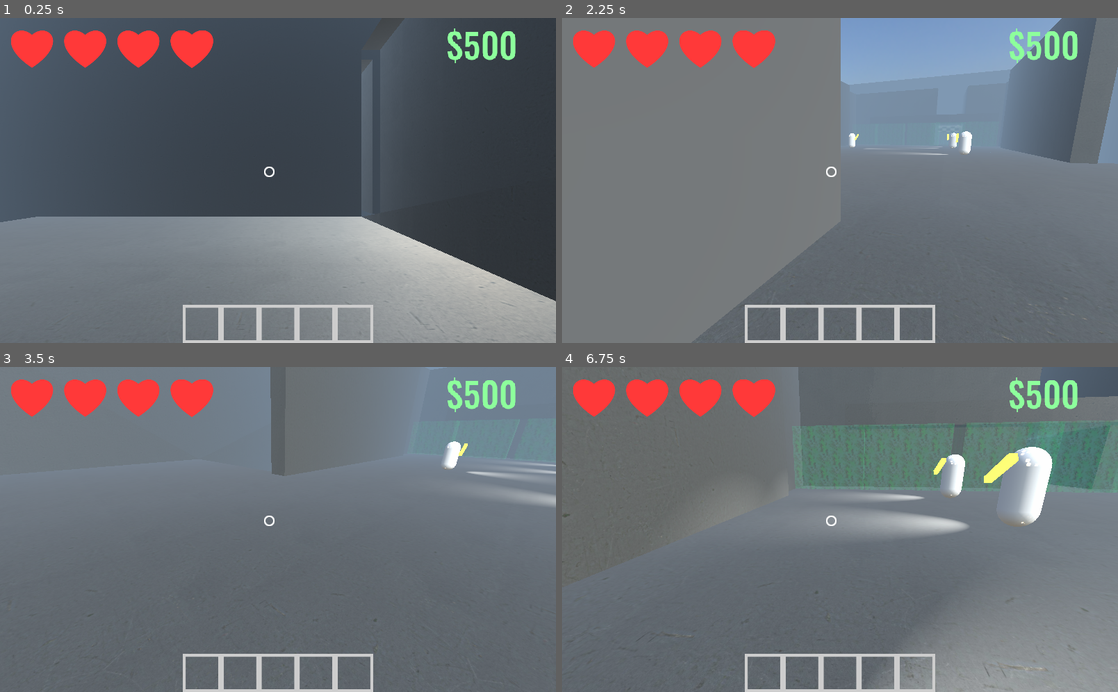
Above: before the commit, frames 1-4 (two rows, left to right).
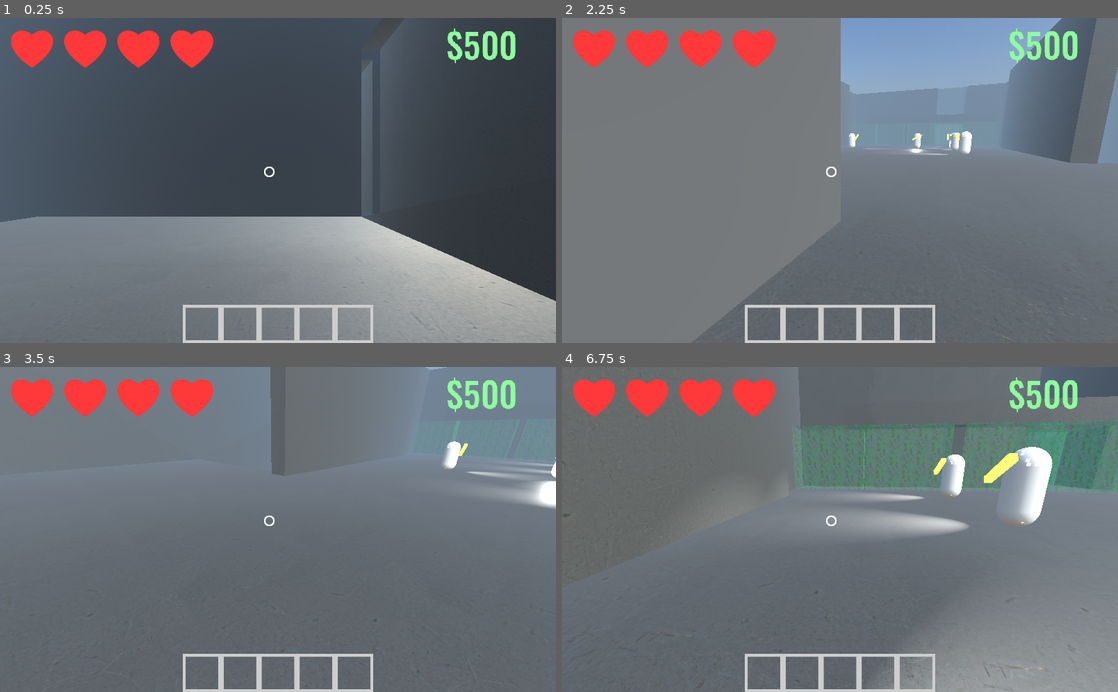
Above: after the commit, the same moments.

Repository: creikey/Mcguffin
Game: Godot game, scene res://prototype-levels/Drawbridge.tscn
Two runs of this game, one before a commit and one after it. Both use one fixed random seed, a clock stepped at 60 frames per second and the inputs below. This scene is started directly instead of the project's main scene.
Inputs (mouse positions are in pixels of both pictures, inside the frame that each line leads up to):
- Up to frame 1 (0.25 s): no input
- Up to frame 2 (2.25 s): tap Enter at 0.5 s; move the mouse to (962, 164) at 0.52 s; press the mouse at (962, 164) at 0.53 s; hold D (right) 0.53-1.28 s; tap Ctrl (jump) at 0.77, 1.52 s; move the mouse to (812, 180) at 1.27 s; release the mouse at (812, 180) at 1.28 s; hold W (forward) from 1.28 s (still down); tap 1 at 1.35 s; move the mouse to (851, 174) at 2.02 s; tap 5 at 2.1 s
- Up to frame 3 (3.5 s): keep holding W (forward); move the mouse to (272, 536) at 2.77 s; click (272, 536) at 2.85 s; tap Ctrl (jump) at 3.02 s
- Up to frame 4 (6.75 s): move the mouse to (878, 532) at 3.52 s; tap 1 at 3.6, 5.85 s; tap Ctrl (jump) at 3.77, 4.52, 6.02 s; move the mouse to (795, 526) at 4.27 s; tap 5 at 4.35, 6.6 s; move the mouse to (845, 529) at 5.02 s; press the mouse at (845, 529) at 5.03 s; move the mouse to (817, 523) at 5.77 s; release W (forward) at 5.78 s; release the mouse at (817, 523) at 5.78 s; hold D (right) 5.78-6.53 s; move the mouse to (867, 529) at 6.52 s; hold W (forward) from 6.53 s (still down)

The runs differ from the first frame. In frame 2, 0.2% of the frame differs, in the area x 61-72%, y 35-42%; in frame 3, 0.4%, in the area x 94-100%, y 27-44%; in frame 4, less than 0.1%.

Commit message:
Fix acidvat backface culling and buff drawbridge

Diff:
--- a/AcidVat.tscn
+++ b/AcidVat.tscn
@@ -5,6 +5,7 @@
 
 [sub_resource type="SpatialMaterial" id=2]
 flags_transparent = true
+params_cull_mode = 2
 albedo_color = Color( 1, 1, 1, 0.243137 )
 albedo_texture = ExtResource( 1 )
 uv1_scale = Vector3( 0.4, 0.4, 0.4 )
--- a/prototype-levels/Drawbridge.tscn
+++ b/prototype-levels/Drawbridge.tscn
@@ -31,7 +31,15 @@
 transform = Transform( 1, 0, 2.68221e-07, 0, 1, 0, -2.68221e-07, 0, 1, -31, 26, 3 )
 patrol_path = NodePath("../Patrol3")
 
-[node name="Patrol1" type="Spatial" parent="Level" index="6"]
+[node name="DumBat9" parent="Level" index="6" instance=ExtResource( 3 )]
+transform = Transform( 2.2451e-07, 0, -1, 0, 1, 0, 1, 0, 2.2451e-07, -27, 26, -3 )
+patrol_path = NodePath("../Patrol5")
+
+[node name="DumBat10" parent="Level" index="7" instance=ExtResource( 3 )]
+transform = Transform( -3.11932e-07, 0, 1, 0, 1, 0, -1, 0, -3.11932e-07, -9, 26, -11 )
+patrol_path = NodePath("../Patrol6")
+
+[node name="Patrol1" type="Spatial" parent="Level" index="8"]
 transform = Transform( 1, 0, 0, 0, 1, 0, 0, 0, 1, -13, 25, -25 )
 
 [node name="Position3D" type="Position3D" parent="Level/Patrol1" index="0"]
@@ -39,7 +47,23 @@
 [node name="Position3D2" type="Position3D" parent="Level/Patrol1" index="1"]
 transform = Transform( 1, 0, 0, 0, 1, 0, 0, 0, 1, 0, 0, 26 )
 
-[node name="Patrol4" type="Spatial" parent="Level" index="7"]
+[node name="Patrol5" type="Spatial" parent="Level" index="9"]
+transform = Transform( -4.37114e-08, 0, -1, 0, 1, 0, 1, 0, -4.37114e-08, -8, 25, -5 )
+
+[node name="Position3D" type="Position3D" parent="Level/Patrol5" index="0"]
+
+[node name="Position3D2" type="Position3D" parent="Level/Patrol5" index="1"]
+transform = Transform( 1, 0, 0, 0, 1, 0, 0, 0, 1, 0, 0, 26 )
+
+[node name="Patrol6" type="Spatial" parent="Level" index="10"]
+transform = Transform( -4.37114e-08, 0, -1, 0, 1, 0, 1, 0, -4.37114e-08, -8, 25, -10 )
+
+[node name="Position3D" type="Position3D" parent="Level/Patrol6" index="0"]
+
+[node name="Position3D2" type="Position3D" parent="Level/Patrol6" index="1"]
+transform = Transform( 1, 0, 0, 0, 1, 0, 0, 0, 1, 0, 0, 26 )
+
+[node name="Patrol4" type="Spatial" parent="Level" index="11"]
 transform = Transform( 1, 0, 0, 0, 1, 0, 0, 0, 1, -5, 25, -25 )
 
 [node name="Position3D" type="Position3D" parent="Level/Patrol4" index="0"]
@@ -47,7 +71,7 @@
 [node name="Position3D2" type="Position3D" parent="Level/Patrol4" index="1"]
 transform = Transform( 1, 0, 0, 0, 1, 0, 0, 0, 1, 0, 0, 26 )
 
-[node name="Patrol2" type="Spatial" parent="Level" index="8"]
+[node name="Patrol2" type="Spatial" parent="Level" index="12"]
 transform = Transform( 1, 0, 0, 0, 1, 0, 0, 0, 1, -20, 25, -25 )
 
 [node name="Position3D" type="Position3D" parent="Level/Patrol2" index="0"]
@@ -55,7 +79,7 @@
 [node name="Position3D2" type="Position3D" parent="Level/Patrol2" index="1"]
 transform = Transform( 1, 0, 0, 0, 1, 0, 0, 0, 1, 0, 0, 26 )
 
-[node name="Patrol3" type="Spatial" parent="Level" index="9"]
+[node name="Patrol3" type="Spatial" parent="Level" index="13"]
 transform = Transform( 1, 0, 0, 0, 1, 0, 0, 0, 1, -30, 25, -25 )
 
 [node name="Position3D" type="Position3D" parent="Level/Patrol3" index="0"]
@@ -63,10 +87,10 @@
 [node name="Position3D2" type="Position3D" parent="Level/Patrol3" index="1"]
 transform = Transform( 1, 0, 0, 0, 1, 0, 0, 0, 1, 0, 0, 26 )
 
-[node name="FinishLine" parent="Level" index="10"]
-transform = Transform( 1, 0, 0, 0, 1, 0, 0, 0, 1, 18, 25, -4 )
-
-[node name="Prototype" parent="Level" index="11" instance=ExtResource( 4 )]
+[node name="FinishLine" parent="Level" index="14"]
+transform = Transform( 1, 0, 0, 0, 1, 0, 0, 0, 1, 45, 25, -4 )
+
+[node name="Prototype" parent="Level" index="15" instance=ExtResource( 4 )]
 
 [node name="CSGBox" type="CSGBox" parent="Level/Prototype" index="0"]
 transform = Transform( 1, 0, 0, 0, 1, 0, 0, 0, 1, -22, 0, -21 )
@@ -148,46 +172,56 @@
 width = 40.0
 depth = 10.0
 
-[node name="CSGBox2" type="CSGBox" parent="Level/Prototype" index="16"]
+[node name="CSGBox21" type="CSGBox" parent="Level/Prototype" index="16"]
+transform = Transform( 1, 0, 0, 0, 1, 0, 0, 0, 1, 24, 22, -6 )
+width = 14.0
+depth = 10.0
+
+[node name="CSGBox22" type="CSGBox" parent="Level/Prototype" index="17"]
+transform = Transform( 1, 0, 0, 0, 1, 0, 0, 0, 1, 47, 22, -6 )
+width = 14.0
+depth = 10.0
+
+[node name="CSGBox2" type="CSGBox" parent="Level/Prototype" index="18"]
 transform = Transform( 1.91069e-15, -4.37114e-08, 1, -1, -4.37114e-08, 0, 4.37114e-08, -1, -4.37114e-08, -22, 9, 28 )
 width = 74.0
 depth = 106.0
 
-[node name="CSGBox3" type="CSGBox" parent="Level/Prototype" index="17"]
+[node name="CSGBox3" type="CSGBox" parent="Level/Prototype" index="19"]
 transform = Transform( 1.91069e-15, -4.37114e-08, 1, -1, -4.37114e-08, 0, 4.37114e-08, -1, -4.37114e-08, -22, 9, -52 )
 width = 76.0
 depth = 106.0
 
-[node name="CSGBox4" type="CSGBox" parent="Level/Prototype" index="18"]
-transform = Transform( 4.37114e-08, -1, -8.74228e-08, -1, -4.37114e-08, 0, -3.82137e-15, 8.74228e-08, -1, 27, 9, -9 )
+[node name="CSGBox4" type="CSGBox" parent="Level/Prototype" index="20"]
+transform = Transform( 4.37114e-08, -1, -8.74228e-08, -1, -4.37114e-08, 0, -3.82137e-15, 8.74228e-08, -1, 51, 9, -9 )
 width = 74.0
 depth = 106.0
 
-[node name="CSGBox5" type="CSGBox" parent="Level/Prototype" index="19"]
+[node name="CSGBox5" type="CSGBox" parent="Level/Prototype" index="21"]
 transform = Transform( 4.37114e-08, -1, -8.74228e-08, -1, -4.37114e-08, 0, -3.82137e-15, 8.74228e-08, -1, -72, 9, -9 )
 width = 64.0
 depth = 106.0
 
-[node name="GadgetVending" parent="Level" index="12" instance=ExtResource( 5 )]
+[node name="GadgetVending" parent="Level" index="16" instance=ExtResource( 5 )]
 transform = Transform( 1, 0, 0, 0, 1, 0, 0, 0, 1, -65, 24, -8 )
 
-[node name="DirectionalLight" type="DirectionalLight" parent="Level" index="13"]
+[node name="DirectionalLight" type="DirectionalLight" parent="Level" index="17"]
 transform = Transform( 0.866025, 0.353553, -0.353553, 0, 0.707107, 0.707107, 0.5, -0.612372, 0.612372, 0, 0, 0 )
 
-[node name="AcidVat" parent="Level" index="14" instance=ExtResource( 2 )]
+[node name="AcidVat" parent="Level" index="18" instance=ExtResource( 2 )]
 transform = Transform( 1, 0, 0, 0, 1, 0, 0, 0, 1, 22, -1, 23 )
 
-[node name="AcidVat2" parent="Level" index="15" instance=ExtResource( 2 )]
+[node name="AcidVat2" parent="Level" index="19" instance=ExtResource( 2 )]
 transform = Transform( 1, 0, 0, 0, 1, 0, 0, 0, 1, 4, 25, -11 )
 
-[node name="AcidVat6" parent="Level" index="16" instance=ExtResource( 2 )]
+[node name="AcidVat6" parent="Level" index="20" instance=ExtResource( 2 )]
 transform = Transform( 1, 0, 0, 0, 1, 0, 0, 0, 1, 4, 25, -5 )
 
-[node name="AcidVat3" parent="Level" index="17" instance=ExtResource( 2 )]
+[node name="AcidVat3" parent="Level" index="21" instance=ExtResource( 2 )]
 transform = Transform( 1, 0, 0, 0, 1, 0, 0, 0, 1, 4, 25, -20 )
 
-[node name="AcidVat4" parent="Level" index="18" instance=ExtResource( 2 )]
+[node name="AcidVat4" parent="Level" index="22" instance=ExtResource( 2 )]
 transform = Transform( 1, 0, 0, 0, 1, 0, 0, 0, 1, 4, 25, -28 )
 
-[node name="AcidVat5" parent="Level" index="19" instance=ExtResource( 2 )]
+[node name="AcidVat5" parent="Level" index="23" instance=ExtResource( 2 )]
 transform = Transform( 1, 0, 0, 0, 1, 0, 0, 0, 1, 4, 25, 2 )
